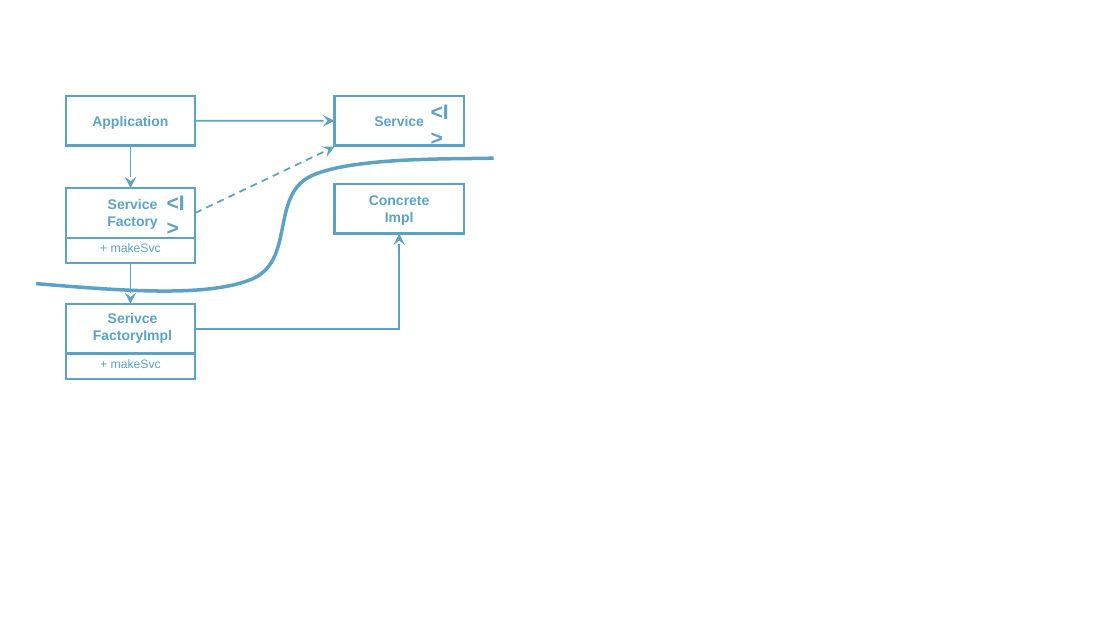
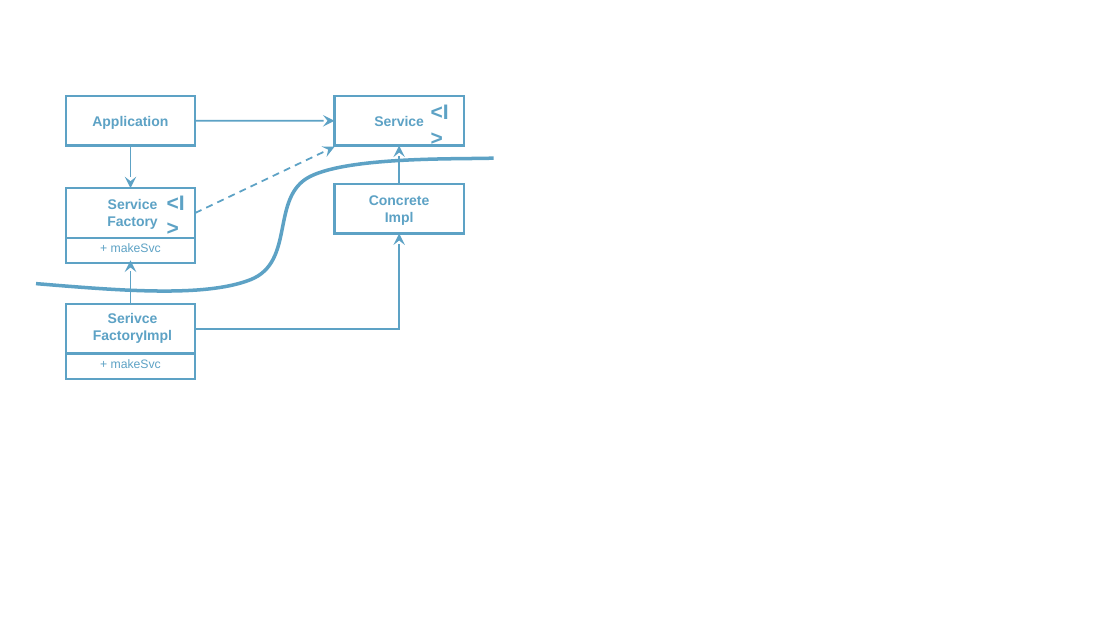
Before and after one commit to rudaks-han/book-summary, a slide deck: slide 6 of Clean Architecture/ref/프레젠테이션1.pptx. Drawn at 1120x630 pixels with LibreOffice and Linux fonts; fonts in the diff are those of the drawing. Boxes give left, top, right and bottom in pixels: in the first picture for what was removed or moved away, otherwise in the second. Text is boxed around its words. In the diff, an @@ line names an element or a change of style, - is before the commit and + after.

```diff
--- a/Clean Architecture/ref/프레젠테이션1.pptx
+++ b/Clean Architecture/ref/프레젠테이션1.pptx
@@ arrow added from (399, 184) to (399, 145), #5DA2C5 1.5 pt @@
@@ arrow moved from (130, 263) - (130, 304) to (130, 304) - (130, 260) @@
```
Also in this commit, not shown: 1 slide added, 4 other files.
